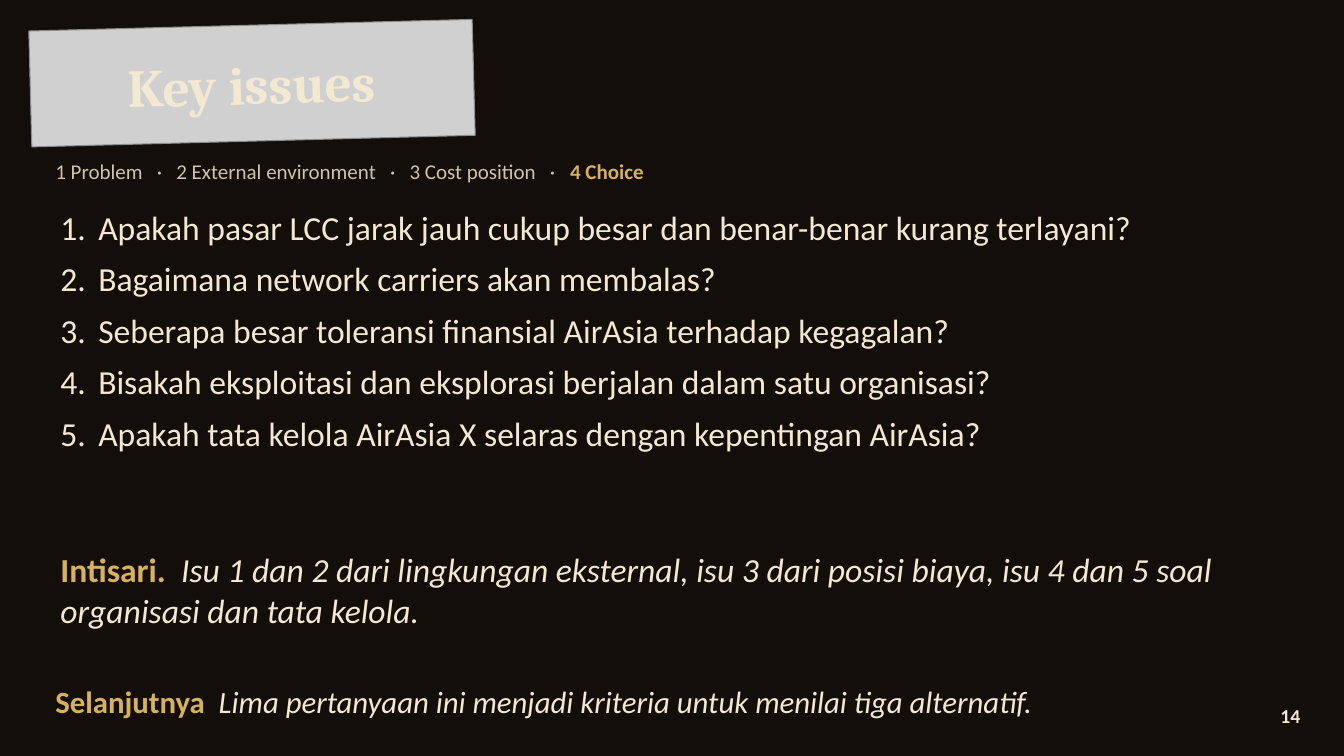
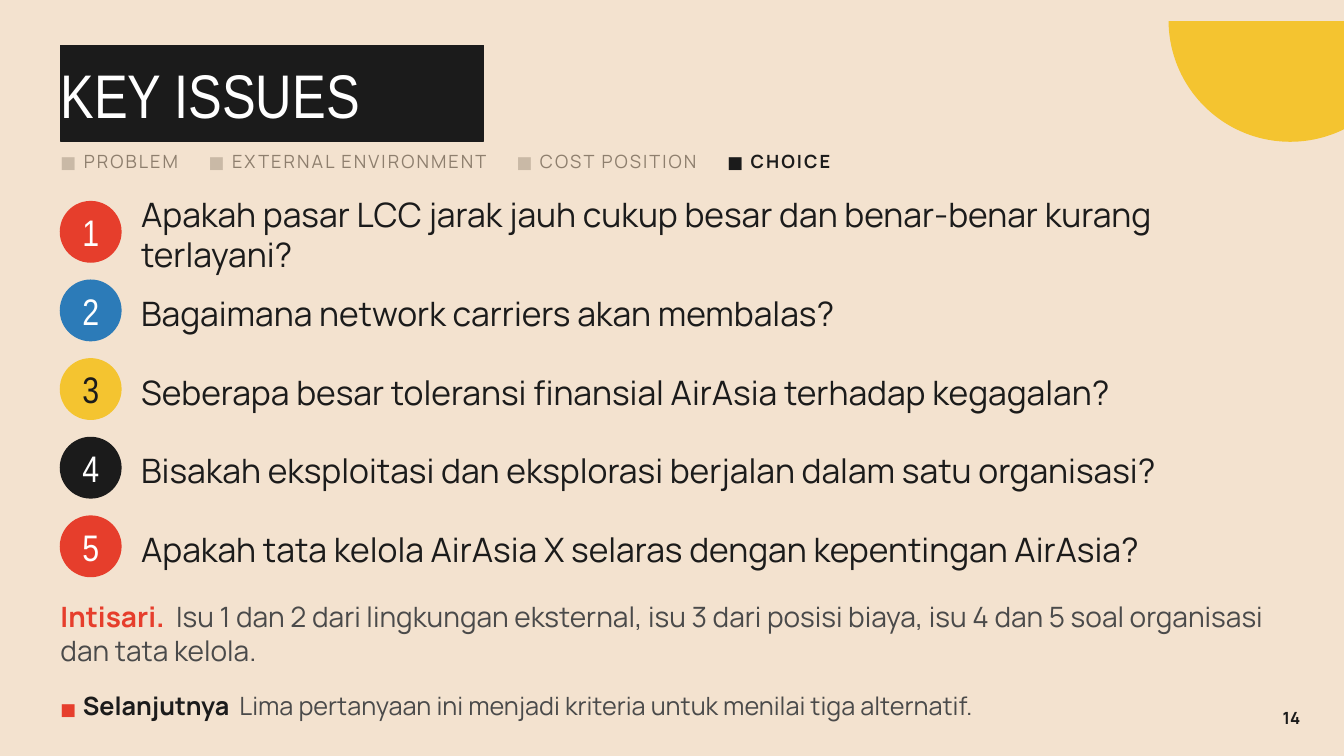
Before and after one commit to aslihabnuri/Dom-Manipulation, a slide deck: slide 14 of strategic-management/airasia-case/SMJKT_Group 3_Aslih_Case AirAsia.pptx. Drawn at 1344x756 pixels with LibreOffice and Linux fonts; fonts in the diff are those of the drawing; grey boxes stand for pictures; background and template pictures are left out. Boxes give left, top, right and bottom in pixels: in the first picture for what was removed or moved away, otherwise in the second. Text is boxed around its words. In the diff, an @@ line names an element or a change of style, - is before the commit and + after.

```diff
--- a/strategic-management/airasia-case/SMJKT_Group 3_Aslih_Case AirAsia.pptx
+++ b/strategic-management/airasia-case/SMJKT_Group 3_Aslih_Case AirAsia.pptx
@@ background picture (left out) to #F3E2CF @@
@@ picture removed at (29, 19, 475, 147) @@
@@ rectangle added at (1168, 0, 1344, 20), fill #F3E2CF, outline #F3E2CF 1 pt @@
@@ ellipse added at (1170, 0, 1344, 141), fill #F4C430, outline #F4C430 1 pt @@
@@ text "KEY ISSUES" at (60, 75, 360, 119): rotation 358 to 0 degrees @@
@@ rectangle added at (60, 45, 484, 141), fill #1B1B1B, outline #1B1B1B 1 pt @@
@@ text at (60, 75, 360, 119): text changed; size 38 to 44 pt; font Cambria to Arial Narrow; text colour #F3E8D2 to #FFFFFF; bold off @@
-Key issues
+KEY ISSUES
@@ text at (84, 154, 831, 169): text changed; size 15 to 13 pt; font Calibri to Manrope; text colour #CFC3AE to #8E7F6E @@
-1 Problem · 2 External environment · 3 Cost position · 4 Choice
+■ PROBLEM ■ EXTERNAL ENVIRONMENT ■ COST POSITION ■ CHOICE
@@ ellipse added at (60, 202, 121, 262), fill #E63E2C, outline #E63E2C 1 pt @@
@@ text added at (141, 202, 1152, 275), 24 pt, text #1B1B1B @@
+Apakah pasar LCC jarak jauh cukup besar dan benar-benar kurang terlayani?
@@ text added at (82, 220, 99, 246), 26.4 pt, text #FFFFFF @@
+1
@@ text removed at (98, 216, 1130, 452) @@
-1. Apakah pasar LCC jarak jauh cukup besar dan benar-benar kurang terlayani?
-2. Bagaimana network carriers akan membalas?
-3. Seberapa besar toleransi finansial AirAsia terhadap kegagalan?
-4. Bisakah eksploitasi dan eksplorasi berjalan dalam satu organisasi?
-5. Apakah tata kelola AirAsia X selaras dengan kepentingan AirAsia?
@@ ellipse added at (60, 280, 121, 341), fill #2C7BB8, outline #2C7BB8 1 pt @@
@@ text added at (82, 299, 99, 325), 26.4 pt, text #FFFFFF @@
+2
@@ text added at (141, 301, 834, 335), 24 pt, text #1B1B1B @@
+Bagaimana network carriers akan membalas?
@@ ellipse added at (60, 359, 121, 419), fill #F4C430, outline #F4C430 1 pt @@
@@ text added at (82, 377, 99, 404), 26.4 pt, text #1B1B1B @@
+3
@@ text added at (141, 380, 1109, 414), 24 pt, text #1B1B1B @@
+Seberapa besar toleransi finansial AirAsia terhadap kegagalan?
@@ ellipse added at (60, 438, 121, 498), fill #1B1B1B, outline #1B1B1B 1 pt @@
@@ text added at (82, 456, 99, 482), 26.4 pt, text #FFFFFF @@
+4
@@ text added at (141, 458, 1155, 492), 24 pt, text #1B1B1B @@
+Bisakah eksploitasi dan eksplorasi berjalan dalam satu organisasi?
@@ ellipse added at (60, 516, 121, 577), fill #E63E2C, outline #E63E2C 1 pt @@
@@ text added at (82, 535, 99, 562), 26.4 pt, text #FFFFFF @@
+5
@@ text added at (141, 537, 1138, 571), 24 pt, text #1B1B1B @@
+Apakah tata kelola AirAsia X selaras dengan kepentingan AirAsia?
@@ text "Intisari. Isu 1 dan 2 ...": place and size @@
-text "Intisari. Isu 1 dan 2 ..." at (60, 558, 1211, 629)
+text "Intisari. Isu 1 dan 2 ..." at (60, 606, 1263, 662)
@@ text "Intisari. Isu 1 dan 2 ..." at (60, 606, 1263, 662): size 24 to 20 pt, font Calibri to Manrope, text colour #F3E8D2 to #4A4A4A, italic off; text colour #D8B15E to #E63E2C in "Intisari."; vertical alignment middle to top @@
@@ text at (83, 696, 972, 722): text changed; size 22 to 18 pt; font Calibri to Manrope; text colour #F3E8D2 to #4A4A4A; italic off @@
-Selanjutnya Lima pertanyaan ini menjadi kriteria untuk menilai tiga alternatif.
+■ Selanjutnya Lima pertanyaan ini menjadi kriteria untuk menilai tiga alternatif.
@@ text "14" at (1283, 712, 1301, 724): size 14 to 12 pt, font Calibri to Manrope, text colour #F3E8D2 to #1B1B1B @@
```
Also in this commit, not shown: 19 other slides changed, 24 other files.
